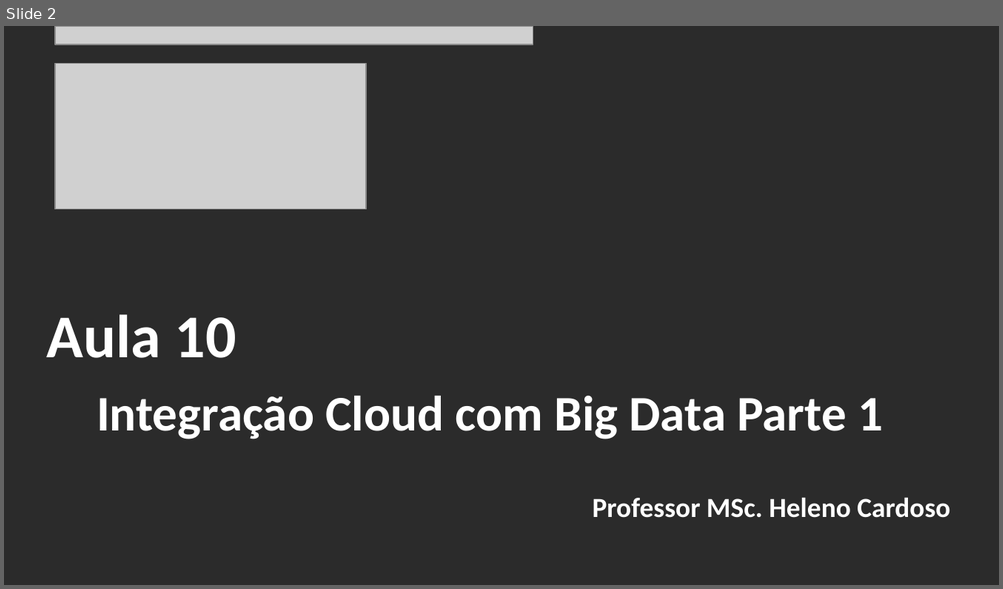
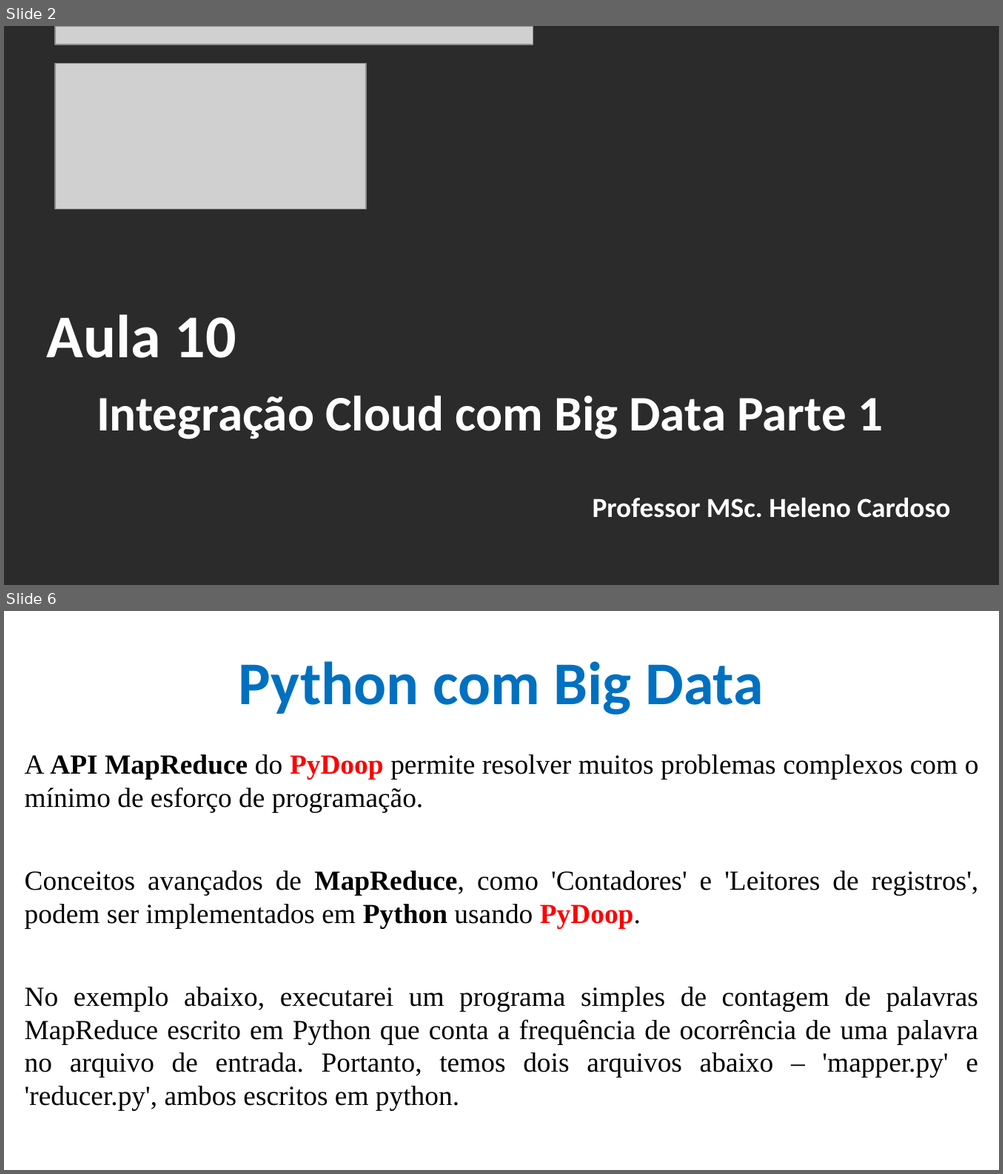
Before and after one commit to CloudEducationBrazil/WydenArea1AplicacaoCloudIndustria40Python, a slide deck: 01 Classes/Aula 10 - Aplicação Cloud Indústria 40 Python Integração Cloud Big Data Parte 1.pptx. Shown one above the other, each under a label of ours: slide 2 before the commit, slides 2 and 6 after it; the slides between them are not shown. The pictures are 1003x589 and 1003x1174 pixels, drawn with LibreOffice and Linux fonts; fonts in the diff are those of the drawing; grey boxes stand for pictures; background and template pictures are left out; a plain dark background stands for a picture behind light text. Boxes give left, top, right and bottom in pixels: in the first picture for what was removed or moved away, otherwise in the second. Text is boxed around its words. In the diff, an @@ line names an element or a change of style, - is before the commit and + after.

Commit message:
Aula 10 Cloud IoT Python Indústria 4.0 e Outros 09maio2023

```diff
--- a/01 Classes/Aula 10 - Aplicação Cloud Indústria 40 Python Integração Cloud Big Data Parte 1.pptx
+++ b/01 Classes/Aula 10 - Aplicação Cloud Indústria 40 Python Integração Cloud Big Data Parte 1.pptx
@@ slide 6 added at bbox=[4, 611, 999, 1170], background picture (left out) @@
@@ title added at bbox=[239, 661, 763, 715], 44 pt, text #0070C0, bold @@
+Python com Big Data
@@ text added at bbox=[25, 755, 979, 1111], 20 pt, text #000000 @@
+A API MapReduce do PyDoop permite resolver muitos problemas complexos com o mínimo de esforço de programação.
+Conceitos avançados de MapReduce, como 'Contadores' e 'Leitores de registros', podem ser implementados em Python usando PyDoop.
+No exemplo abaixo, executarei um programa simples de contagem de palavras MapReduce escrito em Python que conta a frequência de ocorrência de uma palavra no arquivo de entrada. Portanto, temos dois arquivos abaixo – 'mapper.py' e 'reducer.py', ambos escritos em python.
```
Also in this commit, not shown: 5 slides changed, 12 other slides added.
